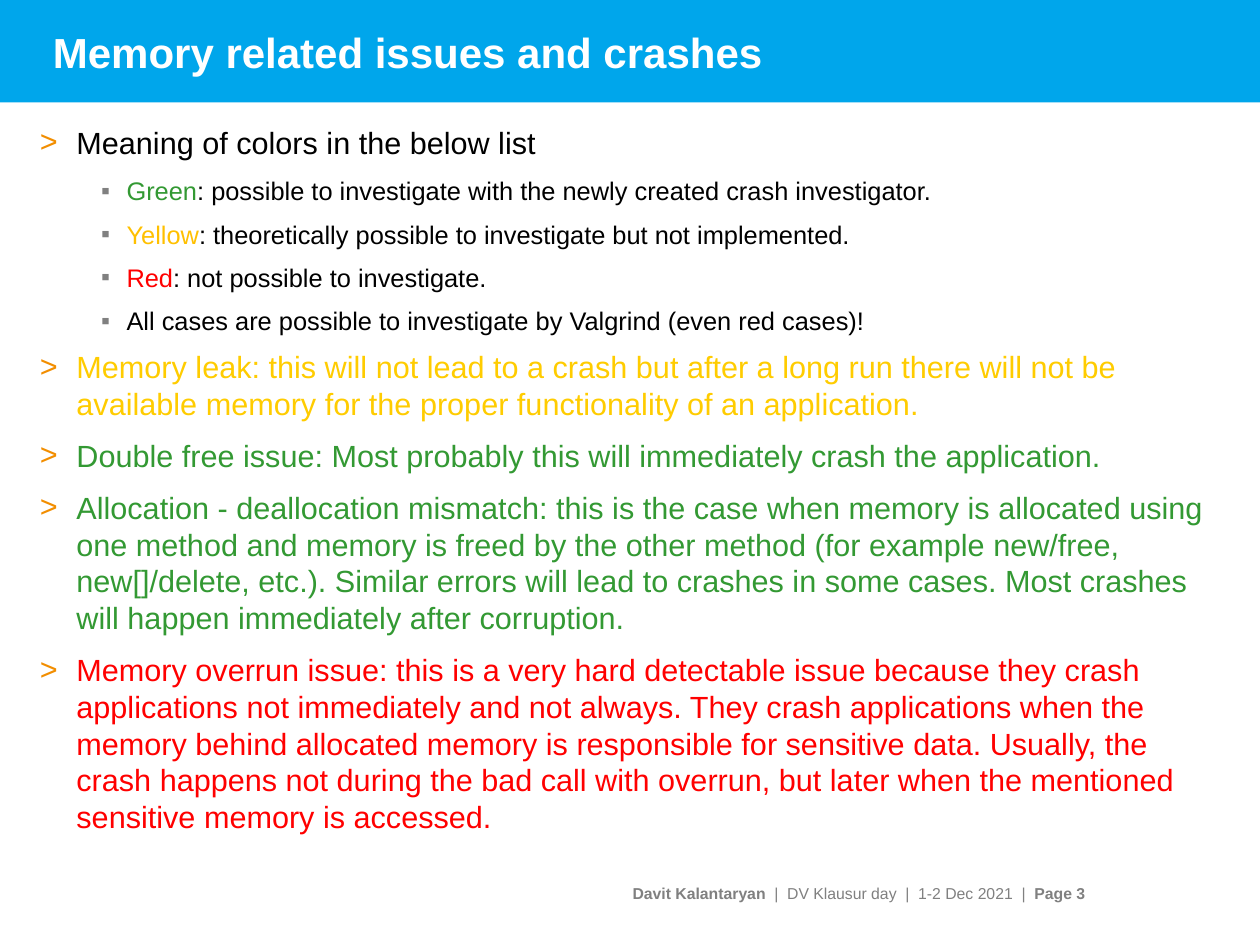
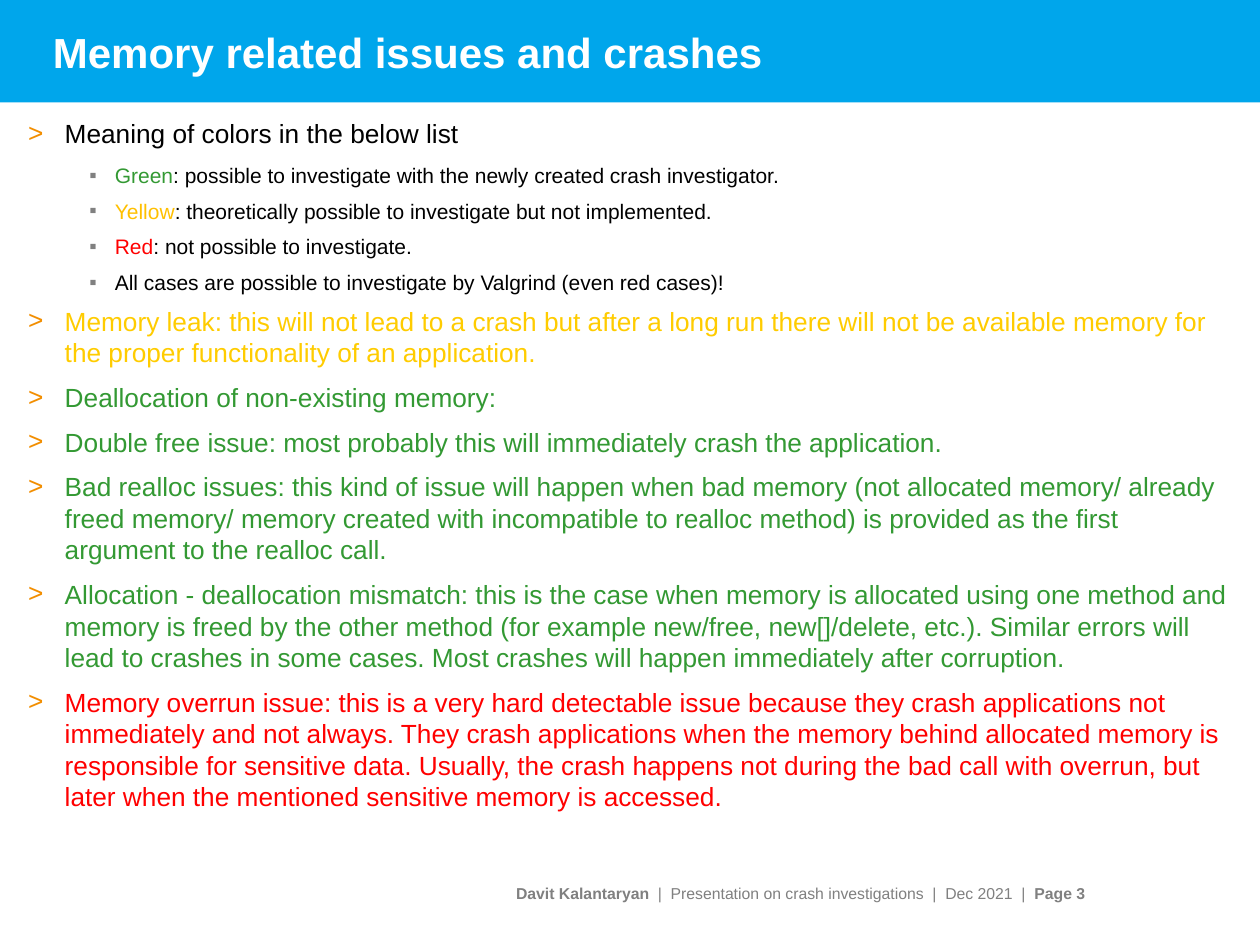
Before and after one commit to davitkalantaryan/old-crash_investigator, a slide deck: slide 3 of docs/crash_investigations.pptx. Drawn at 1260x945 pixels with LibreOffice and Linux fonts; fonts in the diff are those of the drawing; background and template pictures are left out. Boxes give left, top, right and bottom in pixels: in the first picture for what was removed or moved away, otherwise in the second. Text is boxed around its words. In the diff, an @@ line names an element or a change of style, - is before the commit and + after.

```diff
--- a/docs/crash_investigations.pptx
+++ b/docs/crash_investigations.pptx
@@ text "Meaning of colors in the ...": place and size @@
-text "Meaning of colors in the ..." at box(76, 131, 1202, 834)
+text "Meaning of colors in the ..." at box(65, 124, 1226, 812)
@@ text at box(65, 124, 1226, 812): size 17.5 to 15 pt in "Meaning of colors in the below list", "Memory leak: this will not lead to ...", "Allocation - deallocation mismatch: this is the ...", "Memory overrun issue: this is a very ..."; size 14.5 to 12 pt in "Green: possible to investigate with the newly ...", "Yellow: theoretically possible to investigate but not ...", "Red: not possible to investigate.", "All cases are possible to investigate by ..."; less space between paragraphs @@
@@ text at box(65, 388, 1214, 565): text changed; size 17.5 to 15 pt @@
-> Double free issue: Most probably this will immediately crash the application.
+> Deallocation of non-existing memory:
+> Double free issue: most probably this will immediately crash the application.
+> Bad realloc issues: this kind of issue will happen when bad memory (not allocated memory/ already freed memory/ memory created with incompatible to realloc method) is provided as the first argument to the realloc call.
@@ text at box(516, 887, 1085, 902): text changed @@
-Davit Kalantaryan | DV Klausur day | 1-2 Dec 2021 | Page 3
+Davit Kalantaryan | Presentation on crash investigations | Dec 2021 | Page 3
```
Also in this commit, not shown: 4 other slides changed, 3 other files.
